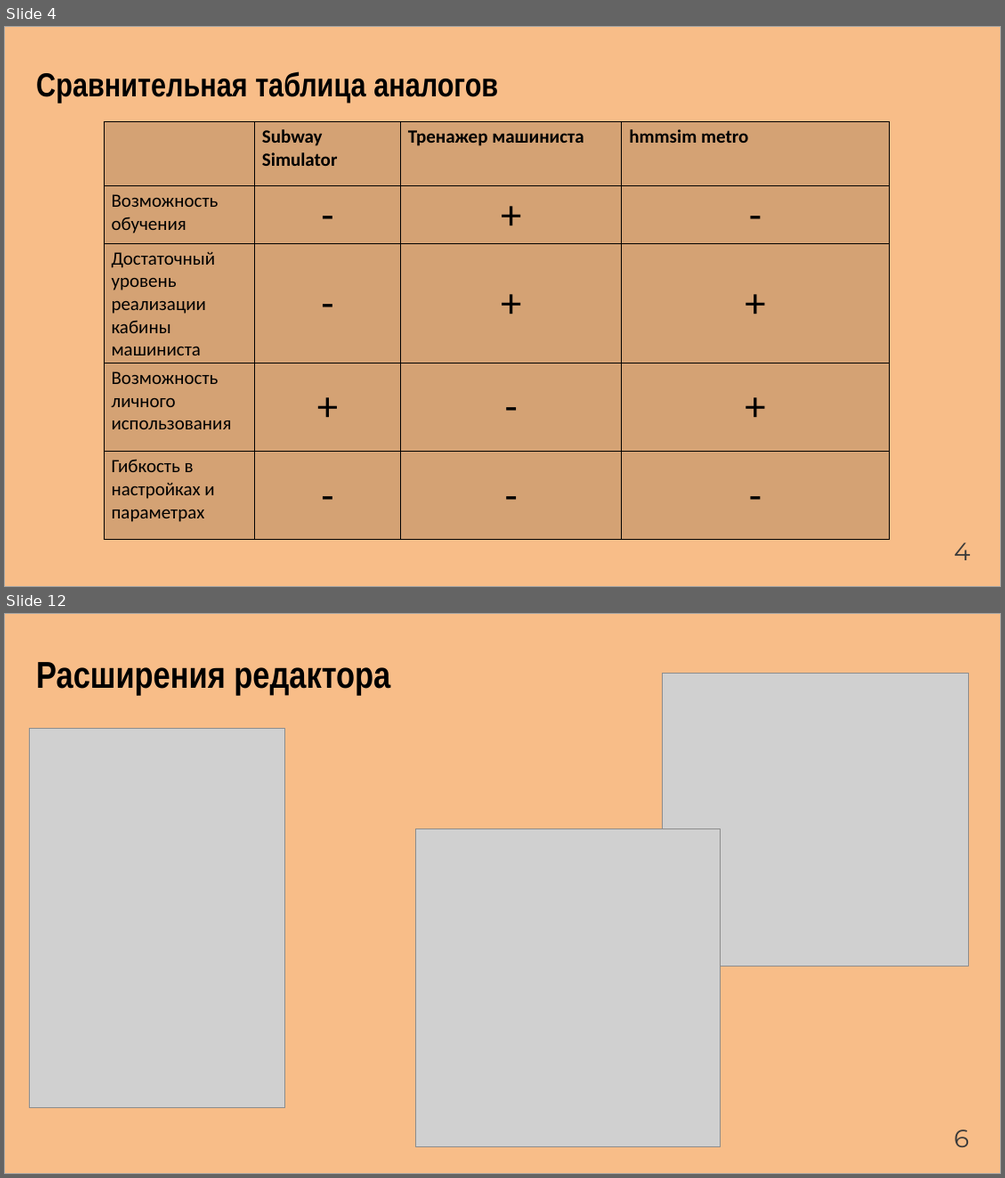
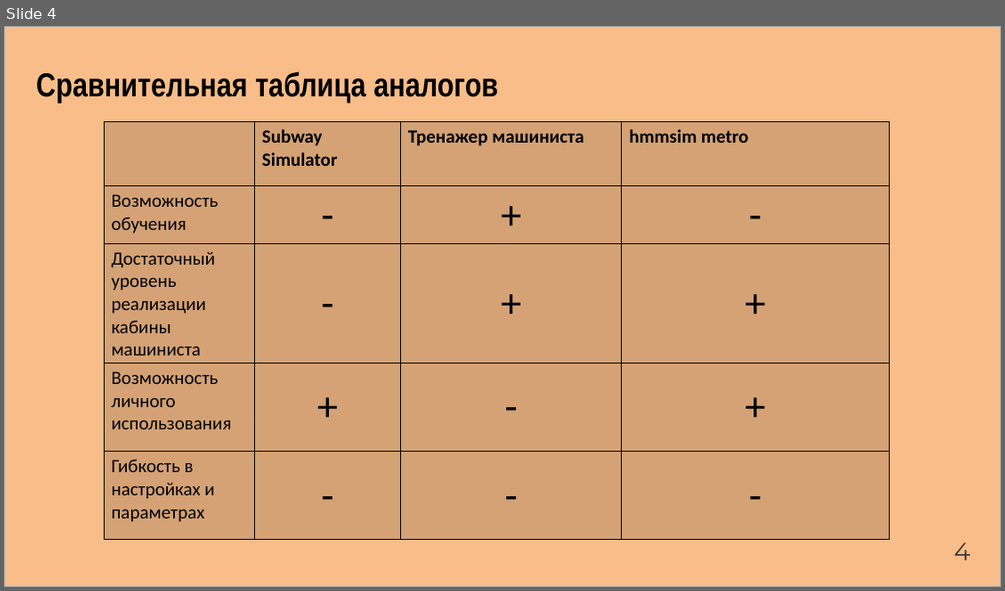
Before and after one commit to Artemor31/Files, a slide deck: Готовые части/NormPreza.pptx. Shown one above the other, each under a label of ours: slides 4 and 12 before the commit, slide 4 after it; the slides between them are not shown. The pictures are 1005x1178 and 1005x591 pixels, drawn with LibreOffice and Linux fonts; fonts in the diff are those of the drawing; grey boxes stand for pictures. Boxes give left, top, right and bottom in pixels: in the first picture for what was removed or moved away, otherwise in the second. Text is boxed around its words. In the diff, an @@ line names an element or a change of style, - is before the commit and + after.

```diff
--- a/Готовые части/NormPreza.pptx
+++ b/Готовые части/NormPreza.pptx
@@ slide 12 removed at bbox=[4, 613, 1001, 1174], background #FFFFFF @@
@@ rectangle removed at bbox=[4, 613, 1001, 1174] @@
@@ text removed at bbox=[36, 662, 390, 695] @@
-Расширения редактора
@@ picture removed at bbox=[663, 673, 969, 965] @@
@@ picture removed at bbox=[29, 728, 285, 1107] @@
@@ picture removed at bbox=[415, 829, 720, 1147] @@
@@ text removed at bbox=[954, 1129, 969, 1147] @@
-6
```
Also in this commit, not shown: 9 slides changed, 4 slides added, 3 other slides removed, 2 other files.
